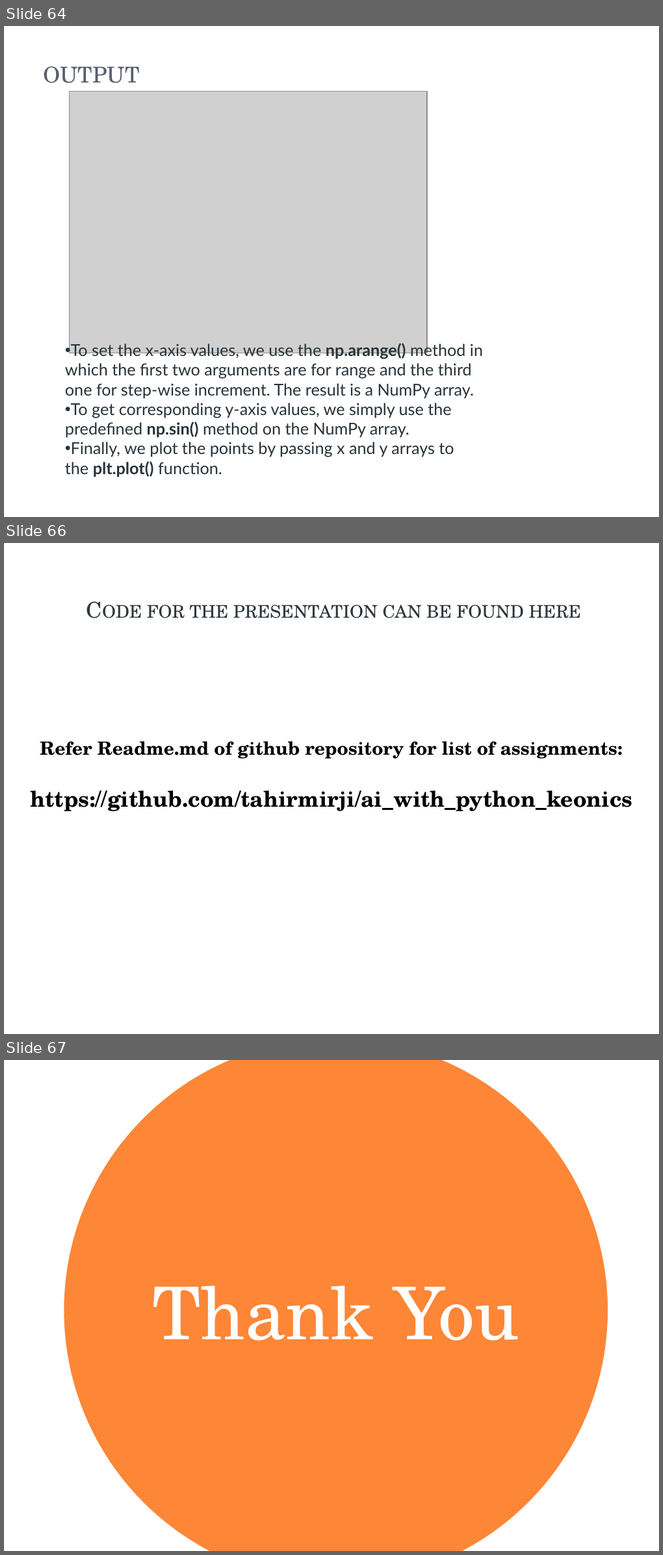
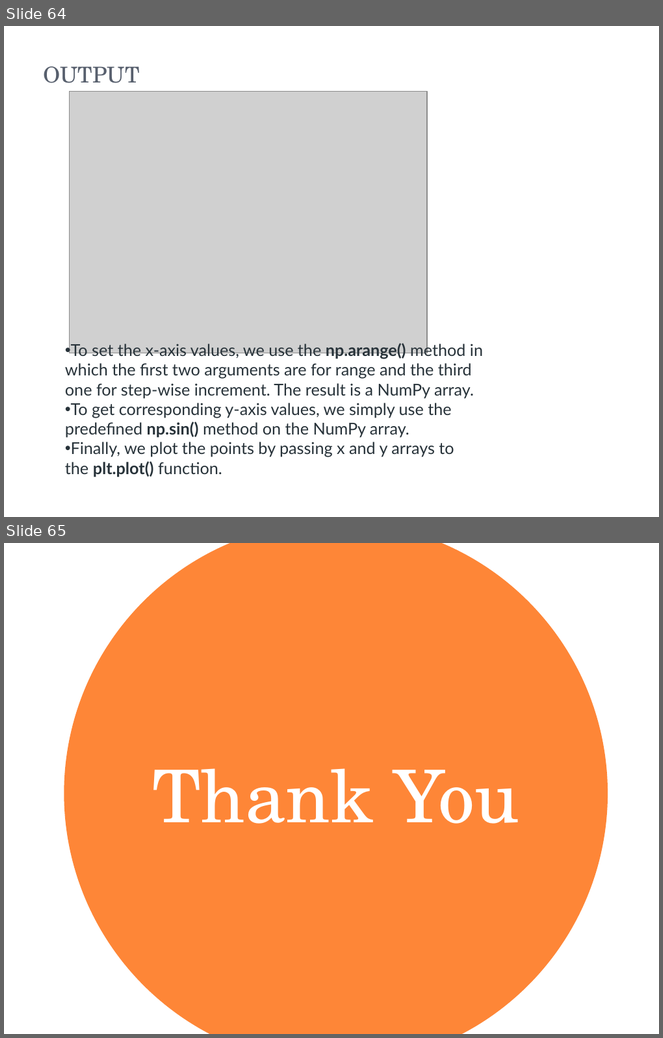
Before and after one commit to keonicsx/Code_Storage, a slide deck: ppt_m4/Module 4.pptx. Shown one above the other, each under a label of ours: slides 64, 66 and 67 before the commit, slides 64 and 65 after it; the slides between them are not shown. The pictures are 663x1555 and 663x1038 pixels, drawn with LibreOffice and Linux fonts; fonts in the diff are those of the drawing; grey boxes stand for pictures. Boxes give left, top, right and bottom in pixels: in the first picture for what was removed or moved away, otherwise in the second. Text is boxed around its words. In the diff, an @@ line names an element or a change of style, - is before the commit and + after.

```diff
--- a/ppt_m4/Module 4.pptx
+++ b/ppt_m4/Module 4.pptx
@@ slide 66 removed at (x1=4, y1=543, x2=659, y2=1034), background #FFFFFF @@
@@ title removed at (x1=147, y1=605, x2=582, y2=618) @@
-Code for the presentation can be found here
@@ text removed at (x1=30, y1=741, x2=633, y2=811) @@
-Refer Readme.md of github repository for list of assignments:
-https://github.com/tahirmirji/ai_with_python_keonics
@@ what was slide 67 is now slide 65 @@
```
Also in this commit, not shown: 17 slides changed, 1 slide added, 2 other slides removed, 3 other files.
